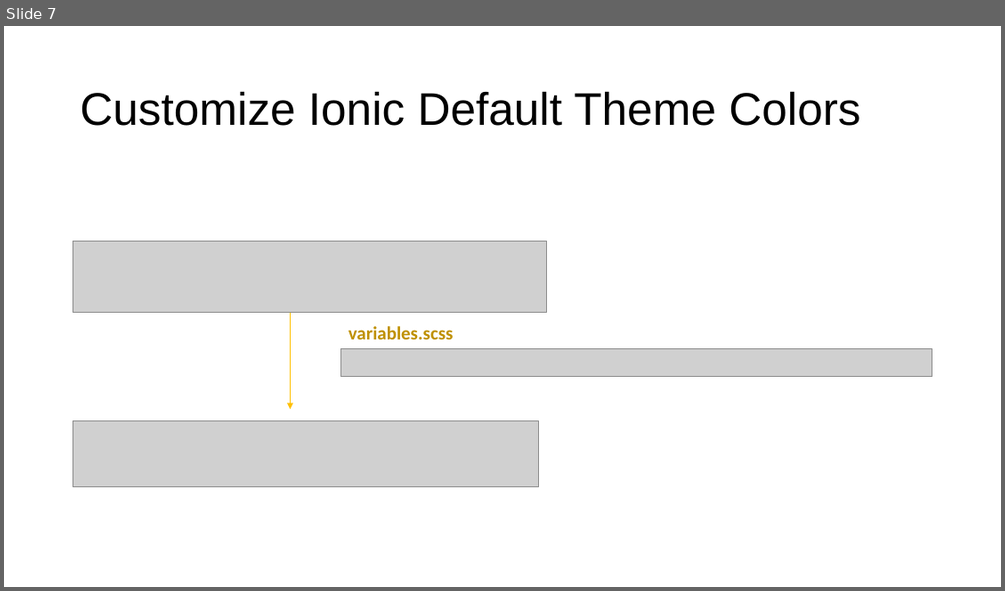
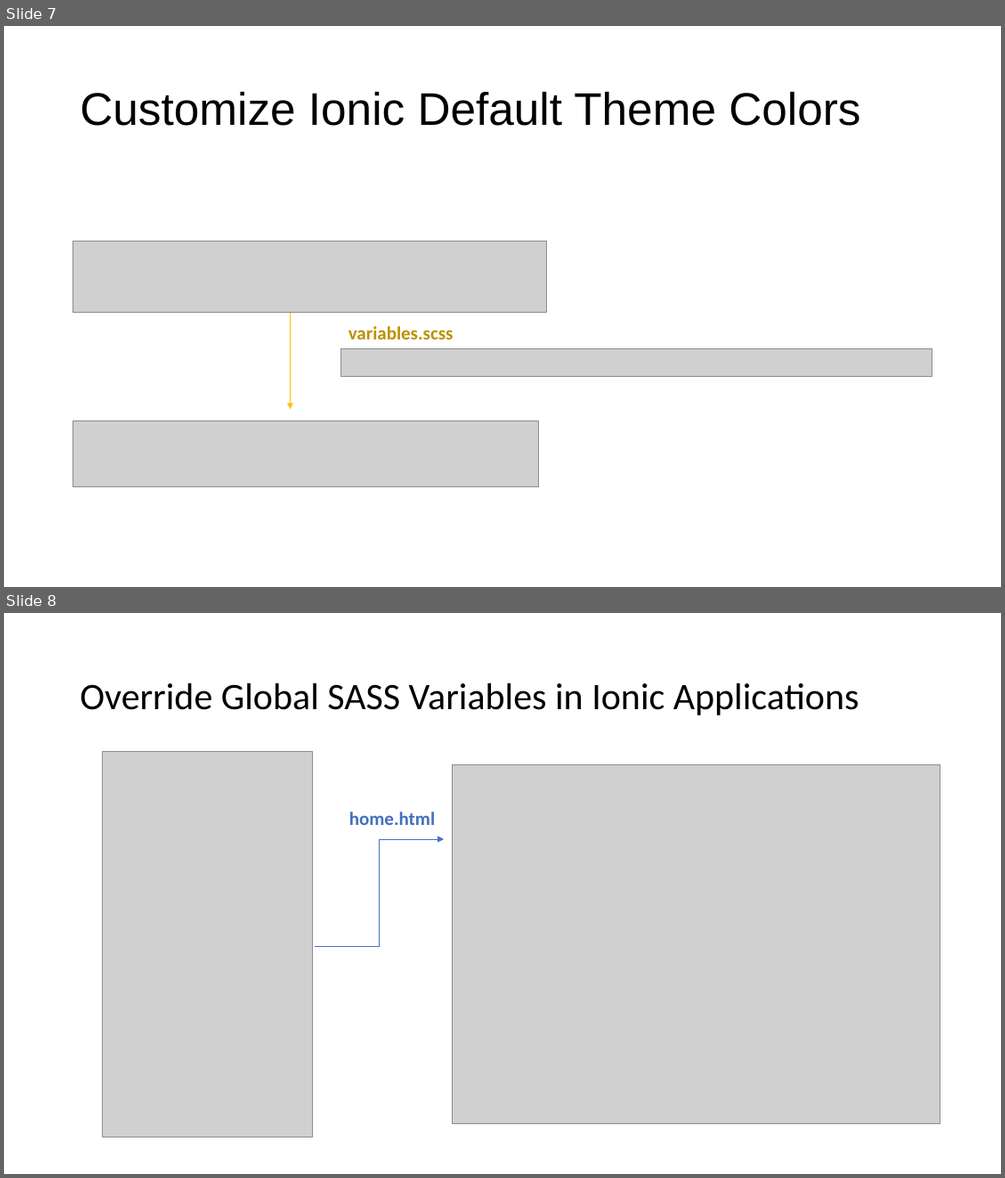
Before and after one commit to fauzisho/ionic-module-learning, a slide deck: 3. Design and Themes/Design and Theme.pptx. Shown one above the other, each under a label of ours: slide 7 before the commit, slides 7 and 8 after it. The pictures are 1005x591 and 1005x1178 pixels, drawn with LibreOffice and Linux fonts; fonts in the diff are those of the drawing; grey boxes stand for pictures. Boxes give left, top, right and bottom in pixels: in the first picture for what was removed or moved away, otherwise in the second. Text is boxed around its words. In the diff, an @@ line names an element or a change of style, - is before the commit and + after.

Commit message:
Override Global SASS Variables in Ionic Applications

```diff
--- a/3. Design and Themes/Design and Theme.pptx
+++ b/3. Design and Themes/Design and Theme.pptx
@@ slide 8 added at (4,613,1001,1174), background #FFFFFF @@
@@ title added at (80,683,859,715), 36 pt, text #000000 @@
+Override Global SASS Variables in Ionic Applications
@@ picture added at (103,751,312,1137) @@
@@ picture added at (452,765,940,1123) @@
@@ text added at (349,811,435,825), 18 pt, text #436FBF, bold @@
+home.html
@@ elbow arrow added from (315, 946) to (444, 839), #4472C4 0.5 pt @@
```
Also in this commit, not shown: 4 other slides added, 3 other files.
